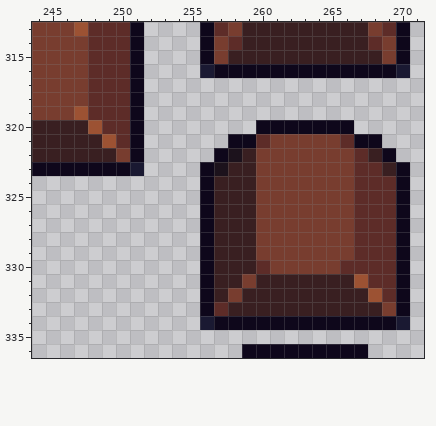
Pixel-art file -- BurningKnight/Content/Animations/props.ase. The picture above is the old version.
293x601 pixels, 1 frame. Shown: x 244..271, y 313..336.
The result:
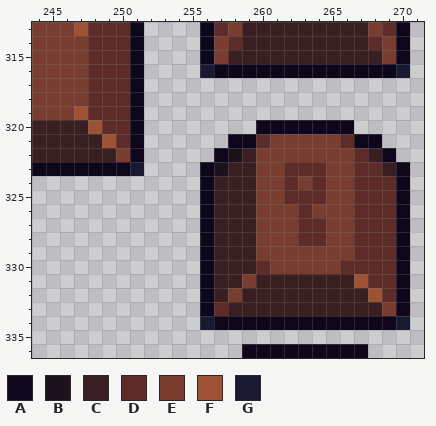
Palette (. is transparent): A #0e071b  B #1c121c  C #391f21  D #5d2c28  E #783d2f  F #9c5233  G #1a1932
From old to new:
Colour E becomes colour D in row 323 at x 262 to 264; in row 324 at x 262 and 264; in row 325 at x 262 to 264; in row 326 at x 263; in rows 327 to 328 at x 263 to 264.
Boxes around the changes in both pictures, in picture pixels (x1, y1, x2, y2):
changed: (284, 162, 326, 246)
